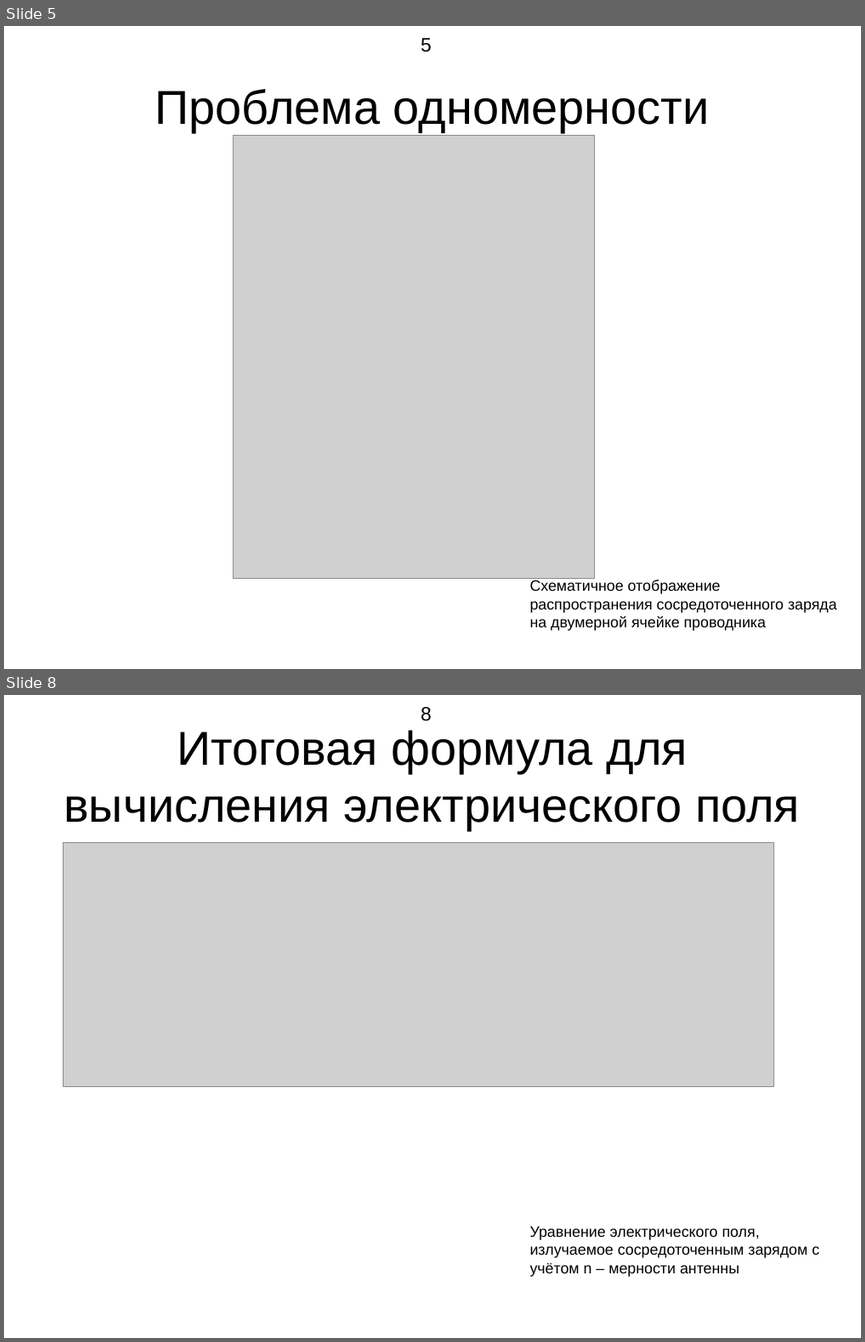
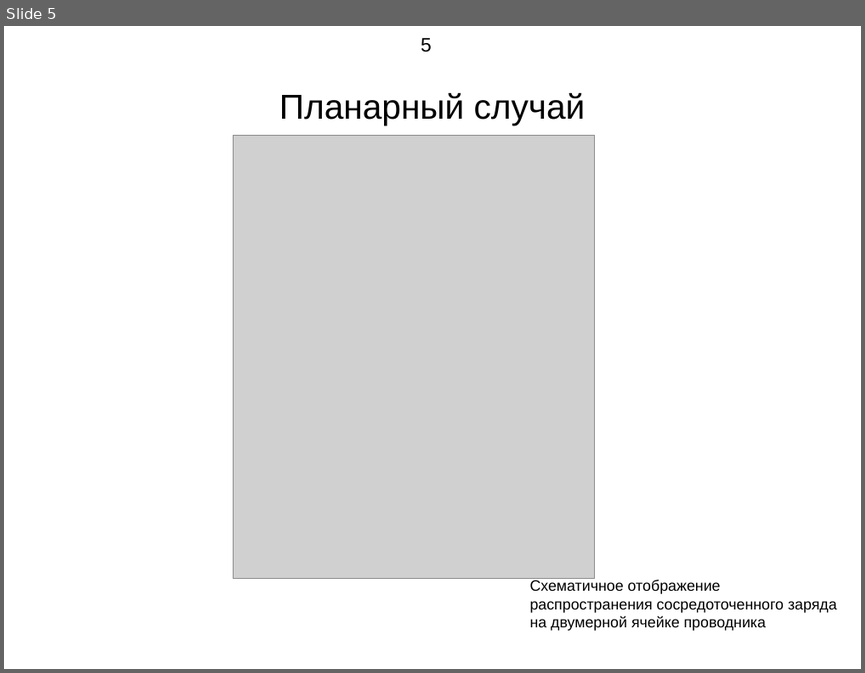
Before and after one commit to demanxd/Disser, a slide deck: Presentaition.odp. Shown one above the other, each under a label of ours: slides 5 and 8 before the commit, slide 5 after it; the slides between them are not shown. The pictures are 865x1342 and 865x673 pixels, drawn with LibreOffice and Linux fonts; fonts in the diff are those of the drawing; grey boxes stand for pictures. Boxes give left, top, right and bottom in pixels: in the first picture for what was removed or moved away, otherwise in the second. Text is boxed around its words. In the diff, an @@ line names an element or a change of style, - is before the commit and + after.

```diff
--- a/Presentaition.odp
+++ b/Presentaition.odp
@@ slide 8 removed at bbox=[4, 695, 861, 1338], background #FFFFFF @@
@@ page number removed at bbox=[420, 707, 432, 721] @@
-8
@@ title removed at bbox=[64, 730, 800, 830] @@
-Итоговая формула для вычисления электрического поля
@@ picture removed at bbox=[64, 843, 774, 1087] @@
@@ text removed at bbox=[530, 1225, 819, 1276] @@
-Уравнение электрического поля, излучаемое сосредоточенным зарядом с учётом n – мерности антенны
@@ slide 5 changed as well @@
@@ title at bbox=[279, 92, 585, 125]: text changed; size 44 to 32 pt @@
-Проблема одномерности
+Планарный случай
```
Also in this commit, not shown: 4 other slides changed, 3 slides added, 5 other slides removed, 10 other files.
